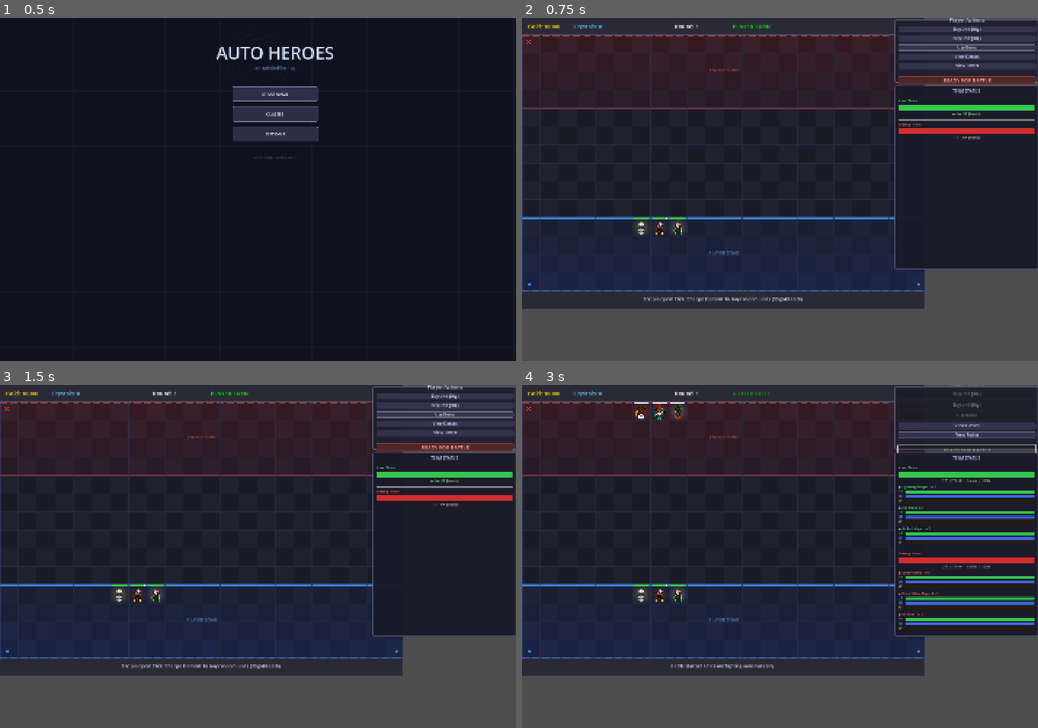
Above: before the commit, frames 1-4 (two rows, left to right).
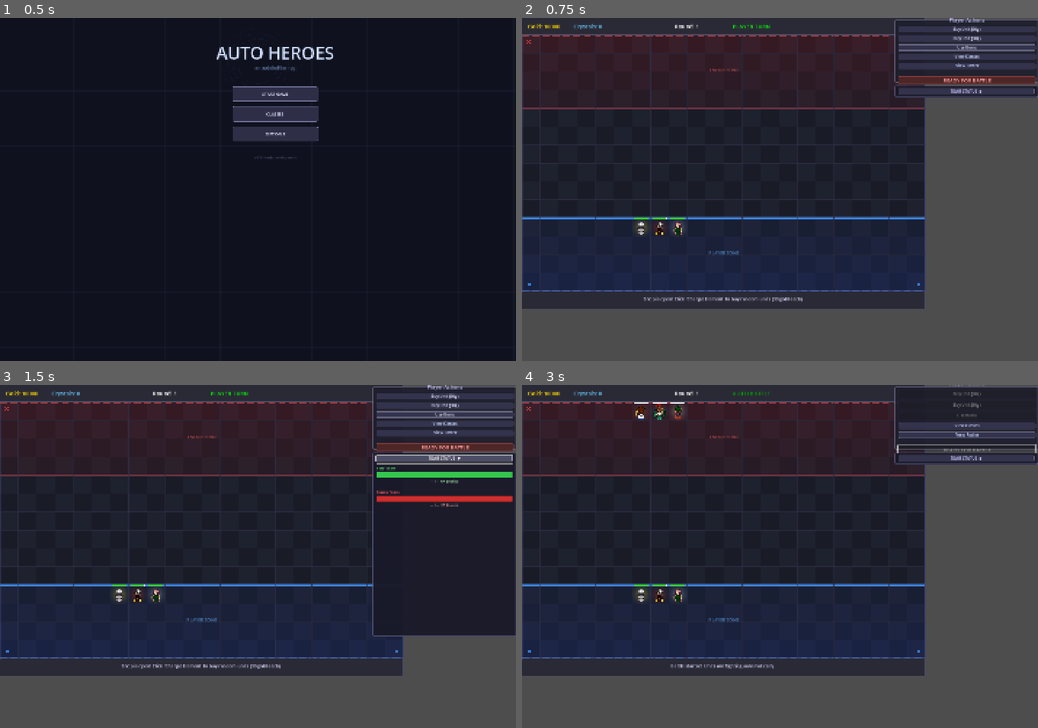
Above: after the commit, the same moments.

Repository: iceie2/autobattler-rpg
Game: Godot game, scene res://scenes/main_menu.tscn
Same seed, same stepped clock (60 frames per second), same inputs: the game is played once before the commit and once after it.
Inputs (mouse positions are in pixels of both pictures, inside the frame that each line leads up to):
- Up to frame 1 (0.5 s): no input
- Up to frame 2 (0.75 s): click "START GAME" at 0.5 s
- Up to frame 3 (1.5 s): click (443, 457) at 1.25 s, where only the run after the commit has a clickable "TEAM STATUS ▶"
- Up to frame 4 (3 s): click (965, 457) at 2 s, where only the run after the commit has a clickable "TEAM STATUS ▼"; click "READY FOR BATTLE" at 2.75 s

Frame 1 is identical in both runs. In frame 2, 12% of the frame differs, in the area x 72-100%, y 20-74%; in frame 3, 1.1%; in frame 4, 13%.

Commit message:
Make Team Status panel collapsible
Collapsed by default — shows only a 'TEAM STATUS ▶' button at 42px tall.
Click to expand (▼) showing all HP/MP/XP bars and unit lists.
Click again to collapse back. Panel resizes between 278px and 880px.

Co-Authored-By: Claude Sonnet 4.6 <noreply@anthropic.com>

Diff:
--- a/scenes/main_game.tscn
+++ b/scenes/main_game.tscn
@@ -291,7 +291,7 @@
 offset_left = 1300.0
 offset_top = 236.0
 offset_right = 1800.0
-offset_bottom = 880.0
+offset_bottom = 278.0
 theme_override_styles/panel = SubResource("TeamPanelStyle")
 
 [node name="VBox" type="VBoxContainer" parent="UI/TeamStatsPanel"]
@@ -307,11 +307,13 @@
 grow_vertical = 2
 theme_override_constants/separation = 5
 
-[node name="TitleLabel" type="Label" parent="UI/TeamStatsPanel/VBox"]
-layout_mode = 2
-theme_override_font_sizes/font_size = 14
-text = "TEAM STATUS"
-horizontal_alignment = 1
+[node name="TeamToggleBtn" type="Button" parent="UI/TeamStatsPanel/VBox"]
+layout_mode = 2
+theme_override_font_sizes/font_size = 14
+text = "TEAM STATUS  ▶"
+theme_override_styles/normal = SubResource("ButtonNormal")
+theme_override_styles/hover = SubResource("ButtonHover")
+theme_override_styles/pressed = SubResource("ButtonPressed")
 theme_override_colors/font_color = Color(0.8, 0.8, 1.0, 1)
 
 [node name="HSep1" type="HSeparator" parent="UI/TeamStatsPanel/VBox"]
--- a/scripts/main_game.gd
+++ b/scripts/main_game.gd
@@ -20,12 +20,18 @@
 @onready var ready_btn = $UI/ActionPanel/VBoxContainer/ReadyBtn
 
 # Team status panel
+@onready var team_stats_panel = $UI/TeamStatsPanel
+@onready var team_toggle_btn  = $UI/TeamStatsPanel/VBox/TeamToggleBtn
 @onready var player_hp_bar    = $UI/TeamStatsPanel/VBox/PlayerHPBar
 @onready var player_hp_label  = $UI/TeamStatsPanel/VBox/PlayerHPLabel
 @onready var player_unit_list = $UI/TeamStatsPanel/VBox/PlayerUnitList
 @onready var enemy_hp_bar     = $UI/TeamStatsPanel/VBox/EnemyHPBar
 @onready var enemy_hp_label   = $UI/TeamStatsPanel/VBox/EnemyHPLabel
 @onready var enemy_unit_list  = $UI/TeamStatsPanel/VBox/EnemyUnitList
+
+const TEAM_PANEL_COLLAPSED_BOTTOM := 278.0
+const TEAM_PANEL_EXPANDED_BOTTOM  := 880.0
+var _team_panel_expanded := false
 
 # Unit details panel
 @onready var unit_details_panel = $UI/UnitDetailsPanel
@@ -144,6 +150,8 @@
 	ready_btn.pressed.connect(_on_ready_pressed)
 	details_close_btn.pressed.connect(_on_details_close_pressed)
 	unit_details_panel.gui_input.connect(_on_details_panel_input)
+	team_toggle_btn.pressed.connect(_on_team_toggle)
+	_set_team_panel_content_visible(false)
 
 	var cm_scene := load("res://scenes/character_menu.tscn") as PackedScene
 	_character_menu = cm_scene.instantiate() as CharacterMenu
@@ -469,6 +477,17 @@
 func _on_details_close_pressed() -> void:
 	unit_details_panel.visible = false
 
+func _on_team_toggle() -> void:
+	_team_panel_expanded = not _team_panel_expanded
+	_set_team_panel_content_visible(_team_panel_expanded)
+	team_toggle_btn.text = "TEAM STATUS  %s" % ("▼" if _team_panel_expanded else "▶")
+	team_stats_panel.offset_bottom = TEAM_PANEL_EXPANDED_BOTTOM if _team_panel_expanded else TEAM_PANEL_COLLAPSED_BOTTOM
+
+func _set_team_panel_content_visible(show: bool) -> void:
+	var vbox := team_stats_panel.get_node("VBox")
+	for i in range(1, vbox.get_child_count()):
+		vbox.get_child(i).visible = show
+
 func _on_details_panel_input(event: InputEvent) -> void:
 	if event is InputEventMouseButton and event.button_index == MOUSE_BUTTON_LEFT:
 		_panel_dragging = event.pressed
